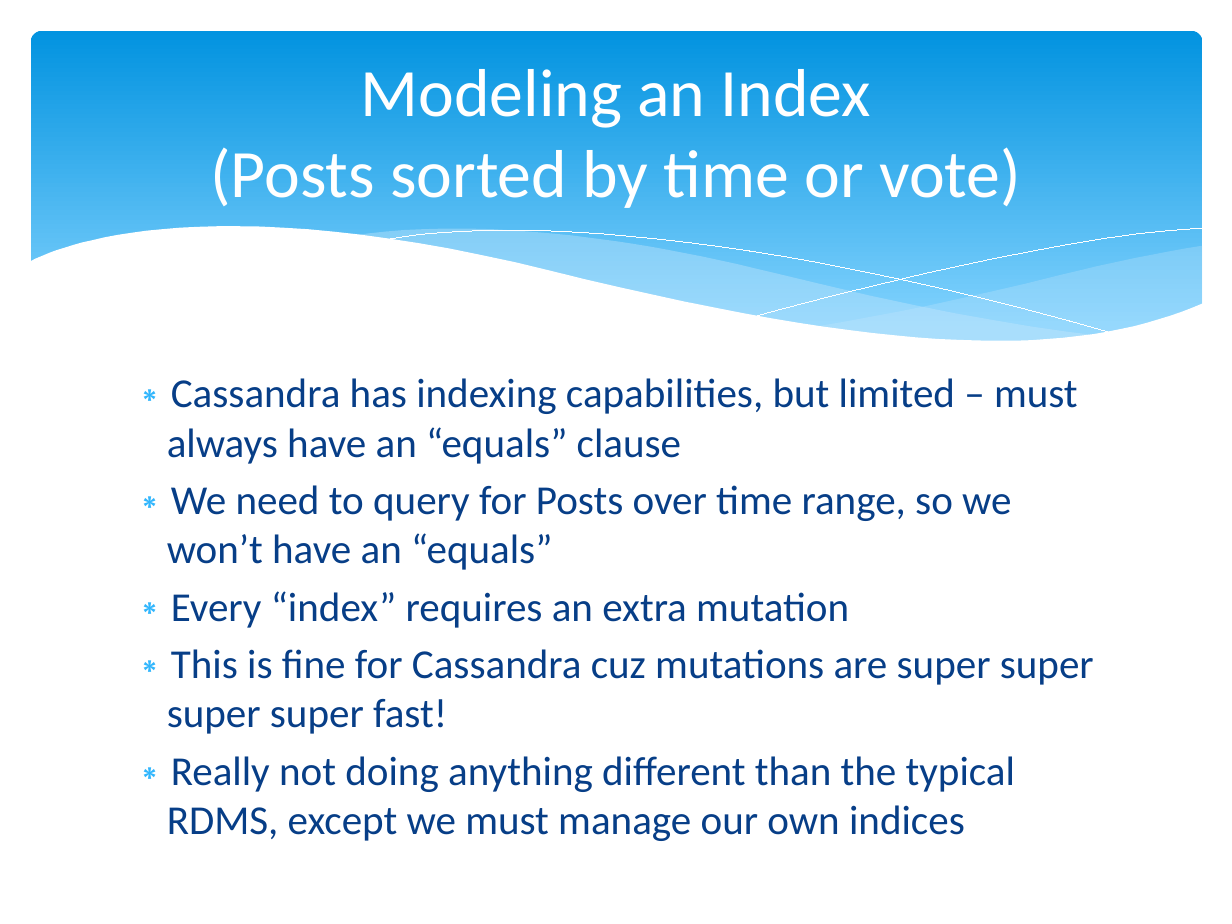
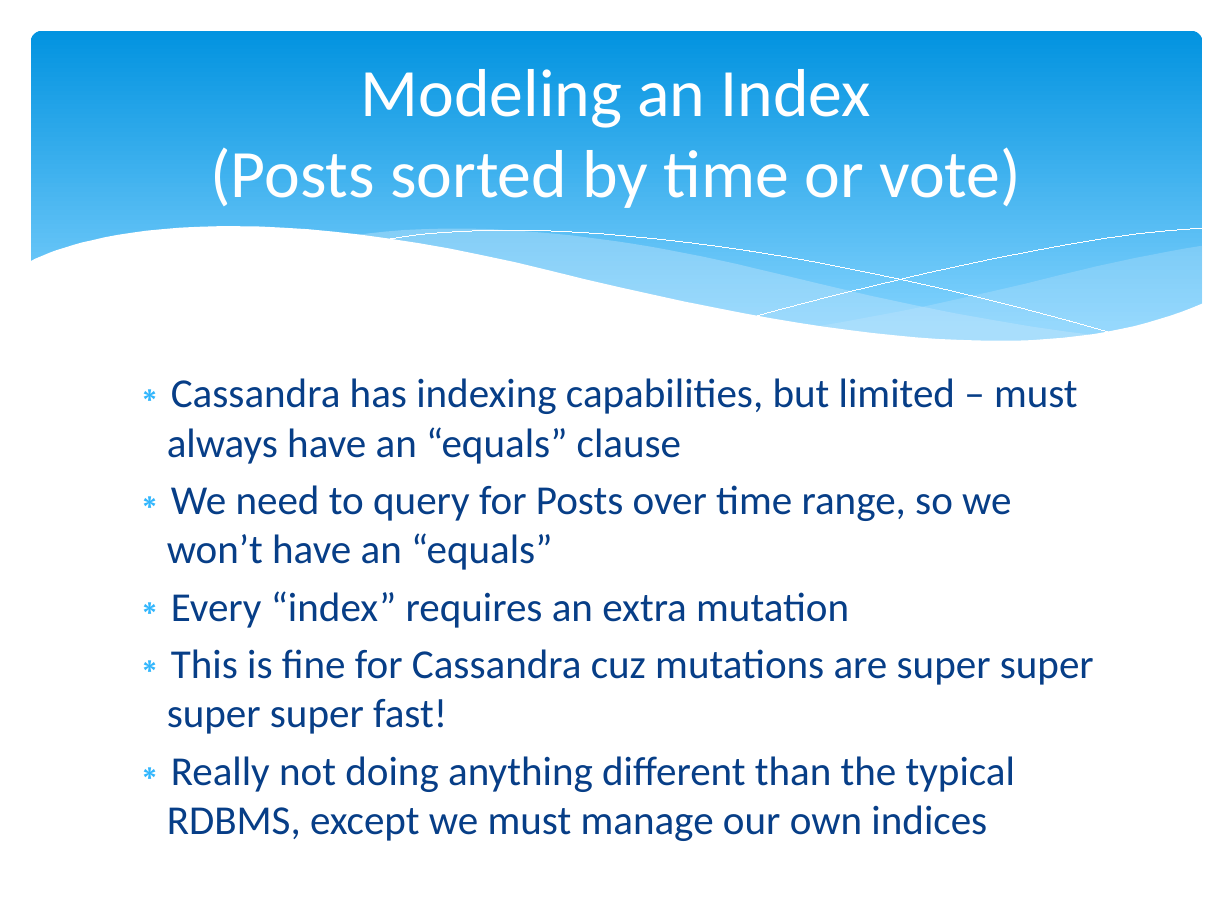
Before and after one commit to calebjones/nosql-blog, a slide deck: slide 21 of cassandra-training.pptx (slide 19 before the commit). Drawn at 1232x924 pixels with LibreOffice and Linux fonts; fonts in the diff are those of the drawing. Boxes give left, top, right and bottom in pixels: in the first picture for what was removed or moved away, otherwise in the second. Text is boxed around its words. In the diff, an @@ line names an element or a change of style, - is before the commit and + after.

```diff
--- a/cassandra-training.pptx
+++ b/cassandra-training.pptx
@@ text at (167,756,1015,841): text changed @@
-∗ Really not doing anything different than the typical RDMS, except we must manage our own indices
+∗ Really not doing anything different than the typical RDBMS, except we must manage our own indices
```
Also in this commit, not shown: 12 other slides changed, 5 slides added, 4 slides removed.
